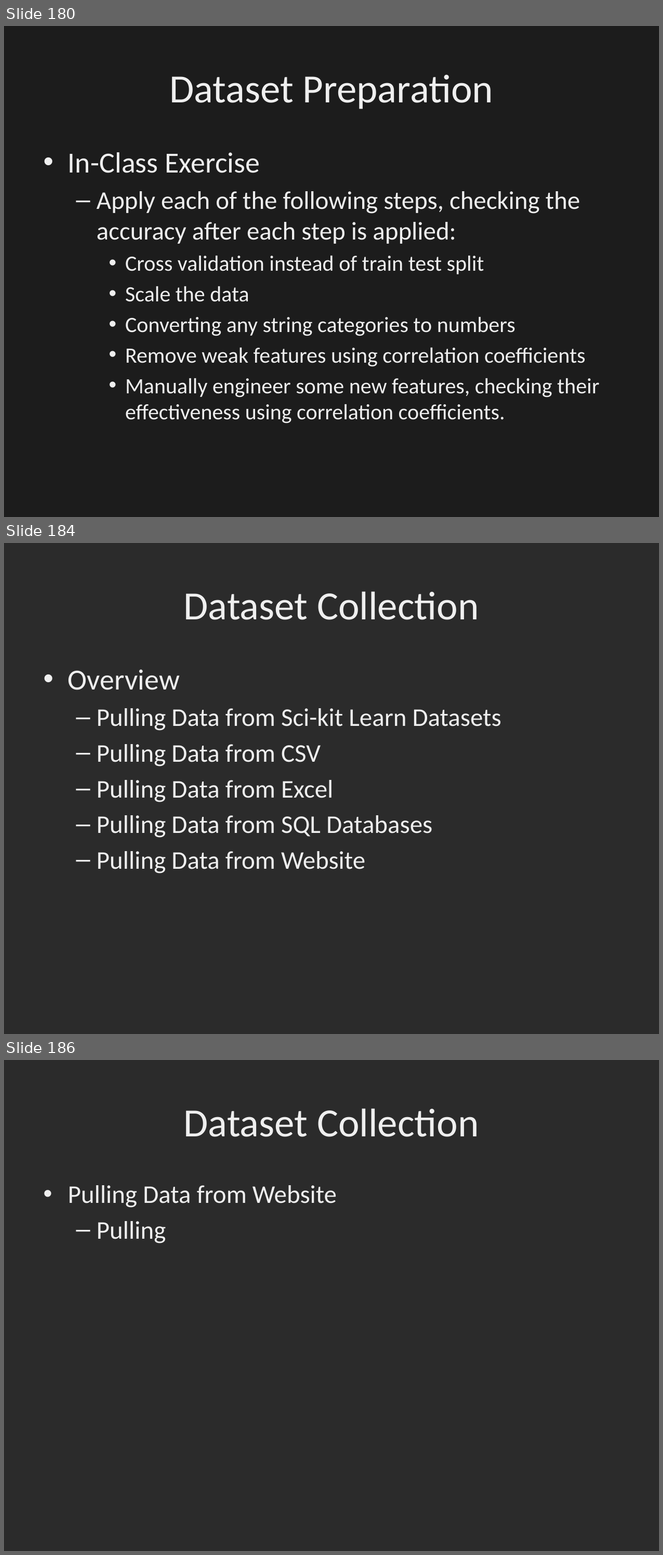
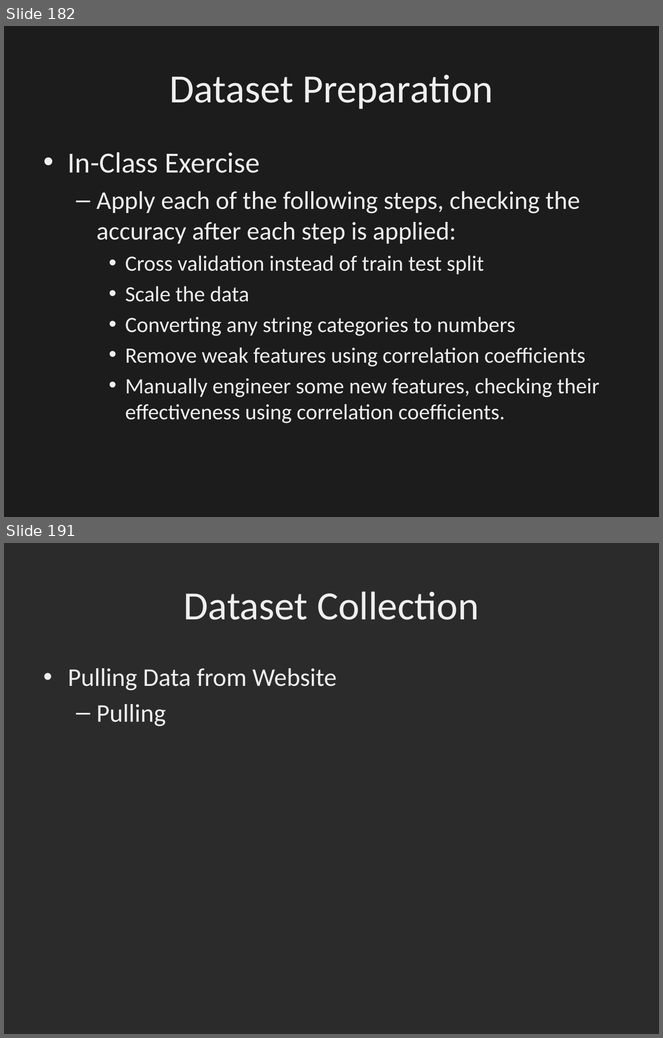
Before and after one commit to dbowmans46/PracticalProgramming, a slide deck: Session 7 - Python/Instructional Material/Session 7 - Python Brief Intro to Machine Learning with Scikit Learn.odp. Shown one above the other, each under a label of ours: slides 180, 184 and 186 before the commit, slides 182 and 191 after it; the slides between them are not shown. The pictures are 663x1555 and 663x1038 pixels, drawn with LibreOffice and Linux fonts; fonts in the diff are those of the drawing; background and template pictures are left out; a plain dark background stands for a picture behind light text. Boxes give left, top, right and bottom in pixels: in the first picture for what was removed or moved away, otherwise in the second. Text is boxed around its words. In the diff, an @@ line names an element or a change of style, - is before the commit and + after.

```diff
--- a/Session 7 - Python/Instructional Material/Session 7 - Python Brief Intro to Machine Learning with Scikit Learn.odp
+++ b/Session 7 - Python/Instructional Material/Session 7 - Python Brief Intro to Machine Learning with Scikit Learn.odp
@@ slide 184 removed at <box>4,543,659,1034</box>, background picture (left out) @@
@@ title removed at <box>184,591,479,620</box> @@
-Dataset Collection
@@ text removed at <box>68,669,502,874</box> @@
-• Overview
-  – Pulling Data from Sci-kit Learn Datasets
-  – Pulling Data from CSV
-  – Pulling Data from Excel
-  – Pulling Data from SQL Databases
-  – Pulling Data from Website
@@ what was slide 180 is now slide 182 @@
@@ what was slide 186 is now slide 191 @@
```
Also in this commit, not shown: 4 slides changed, 6 slides added, 1 other file.
